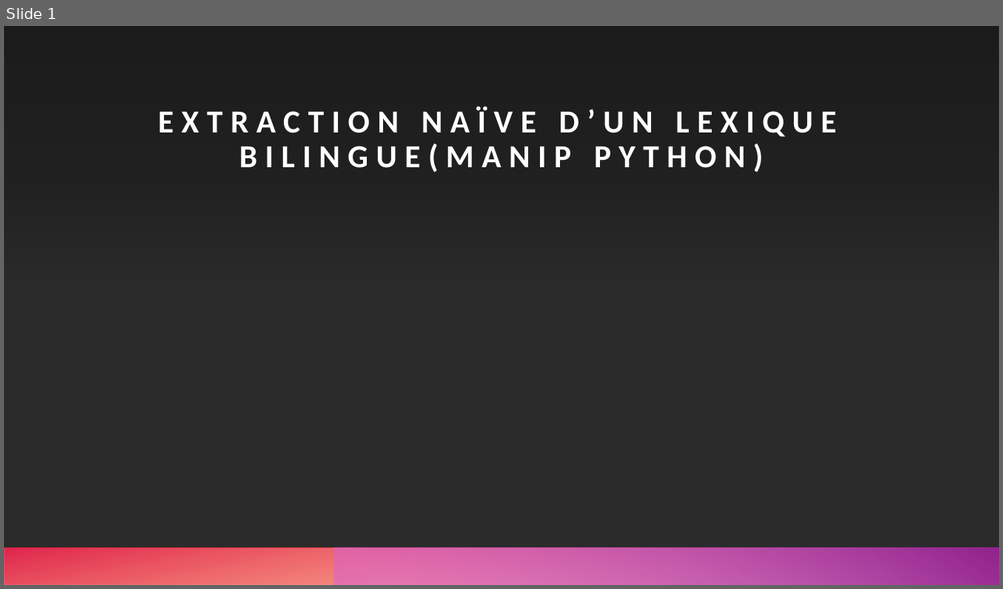
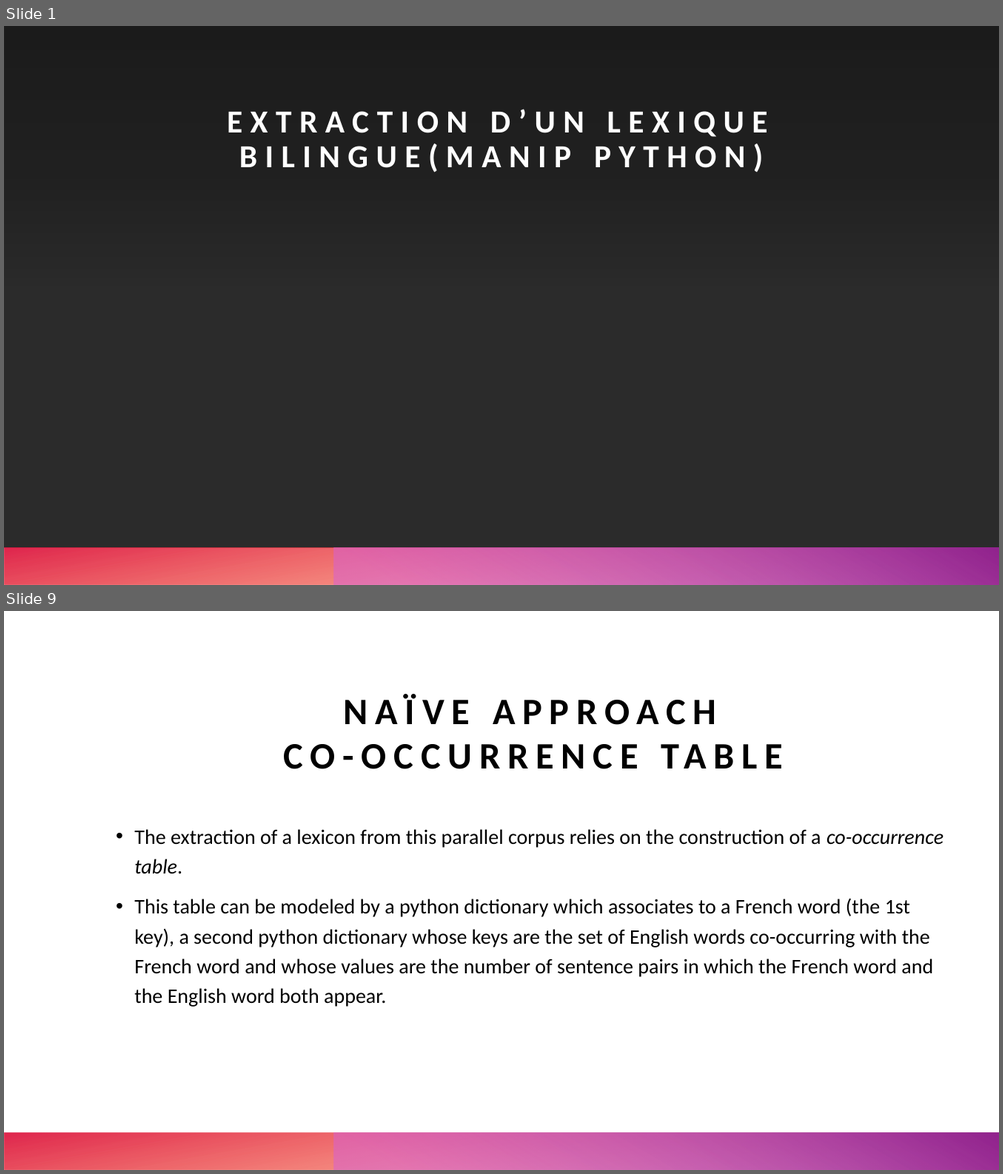
Before and after one commit to armandstrickernlp/NLP_Inalco, a slide deck: slides/S1_cours5.pptx. Shown one above the other, each under a label of ours: slide 1 before the commit, slides 1 and 9 after it; the slides between them are not shown. The pictures are 1003x589 and 1003x1174 pixels, drawn with LibreOffice and Linux fonts; fonts in the diff are those of the drawing; background and template pictures are left out; a plain dark background stands for a picture behind light text. Boxes give left, top, right and bottom in pixels: in the first picture for what was removed or moved away, otherwise in the second. Text is boxed around its words. In the diff, an @@ line names an element or a change of style, - is before the commit and + after.

```diff
--- a/slides/S1_cours5.pptx
+++ b/slides/S1_cours5.pptx
@@ slide 9 added at (4, 611, 999, 1170), background #FFFFFF; not listed: 1 template element that a slide beside it also shows @@
@@ title added at (134, 694, 943, 874), 36 pt, text #000000, bold @@
+NAÏVE APPROACH
+CO-OCCURRENCE TABLE
@@ text added at (134, 829, 933, 1007), 20 pt, text #000000 @@
+• The extraction of a lexicon from this parallel corpus relies on the construction of a co-occurrence table.
+• This table can be modeled by a python dictionary which associates to a French word (the 1st key), a second python dictionary whose keys are the set of English words co-occurring with the French word and whose values are the number of sentence pairs in which the French word and the English word both appear.
@@ rectangle added at (4, 1133, 999, 1170), fill gradient #FE4A00 to #DA002F @@
@@ slide 1 changed as well @@
@@ title at (227, 109, 768, 173): text changed @@
-EXTRACTION NAÏVE D’UN LEXIQUE BILINGUE(MANIP PYTHON)
+EXTRACTION D’UN LEXIQUE BILINGUE(MANIP PYTHON)
```
Also in this commit, not shown: 10 other slides added, 1 slide removed.
